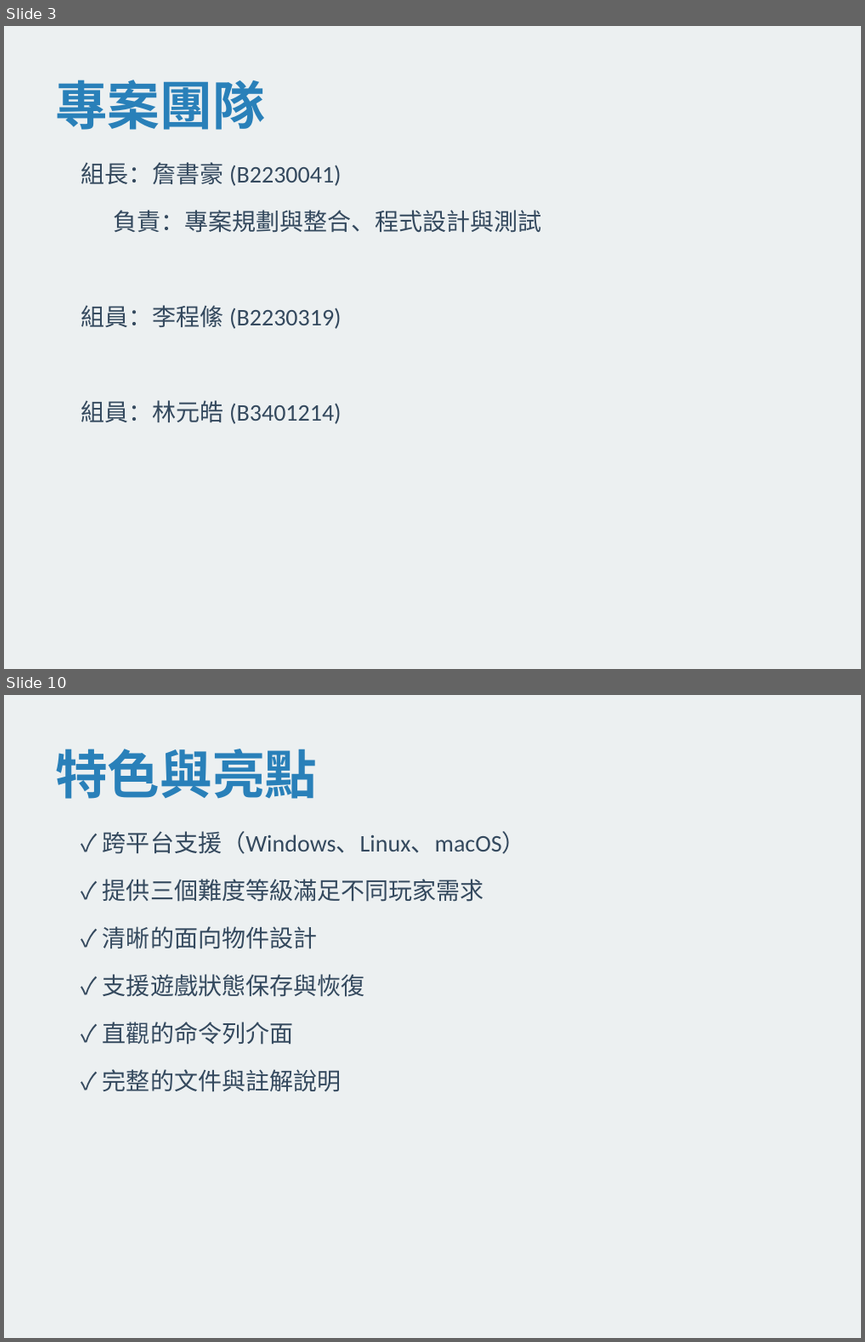
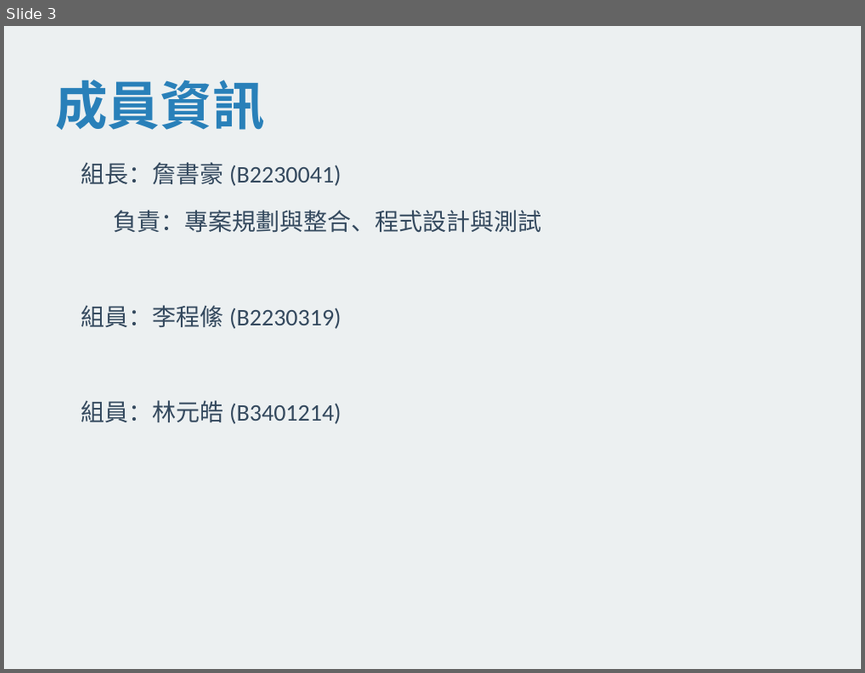
Before and after one commit to XJacksonChrisX/minesweeper, a slide deck: 踩地雷遊戲_專題報告.pptx. Shown one above the other, each under a label of ours: slides 3 and 10 before the commit, slide 3 after it; the slides between them are not shown. The pictures are 865x1342 and 865x673 pixels, drawn with LibreOffice and Linux fonts; fonts in the diff are those of the drawing. Boxes give left, top, right and bottom in pixels: in the first picture for what was removed or moved away, otherwise in the second. Text is boxed around its words. In the diff, an @@ line names an element or a change of style, - is before the commit and + after.

```diff
--- a/踩地雷遊戲_專題報告.pptx
+++ b/踩地雷遊戲_專題報告.pptx
@@ slide 10 removed at box(4, 695, 861, 1338), background #ECF0F1 @@
@@ text removed at box(55, 749, 317, 799) @@
-特色與亮點
@@ text removed at box(103, 831, 526, 1092) @@
-✓ 跨平台支援（Windows、Linux、macOS）
-✓ 提供三個難度等級滿足不同玩家需求
-✓ 清晰的面向物件設計
-✓ 支援遊戲狀態保存與恢復
-✓ 直觀的命令列介面
-✓ 完整的文件與註解說明
@@ slide 3 changed as well @@
@@ text at box(55, 80, 264, 130): text changed @@
-專案團隊
+成員資訊
```
Also in this commit, not shown: 3 other slides changed, 5 slides added, 6 other slides removed.
